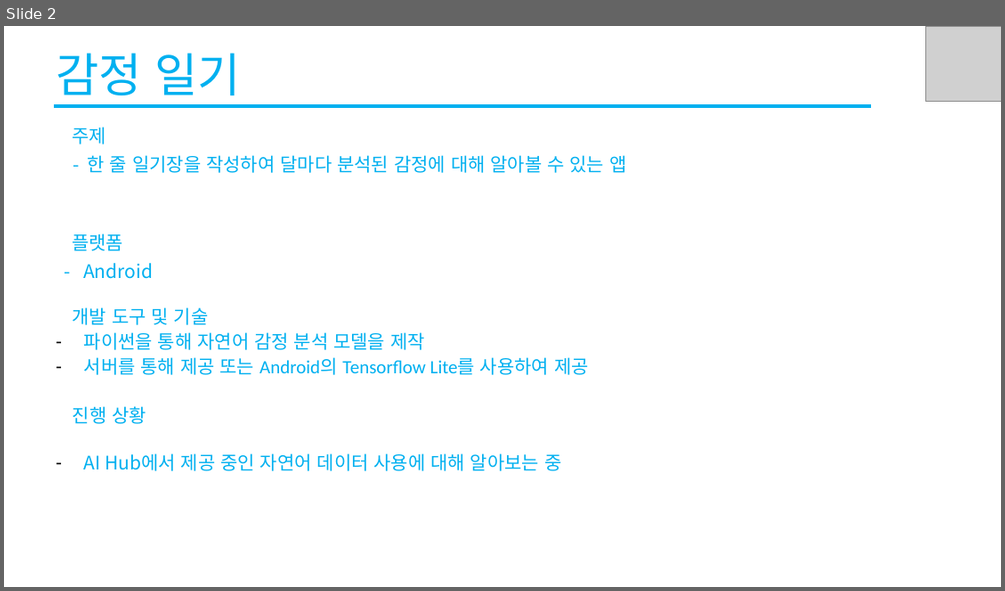
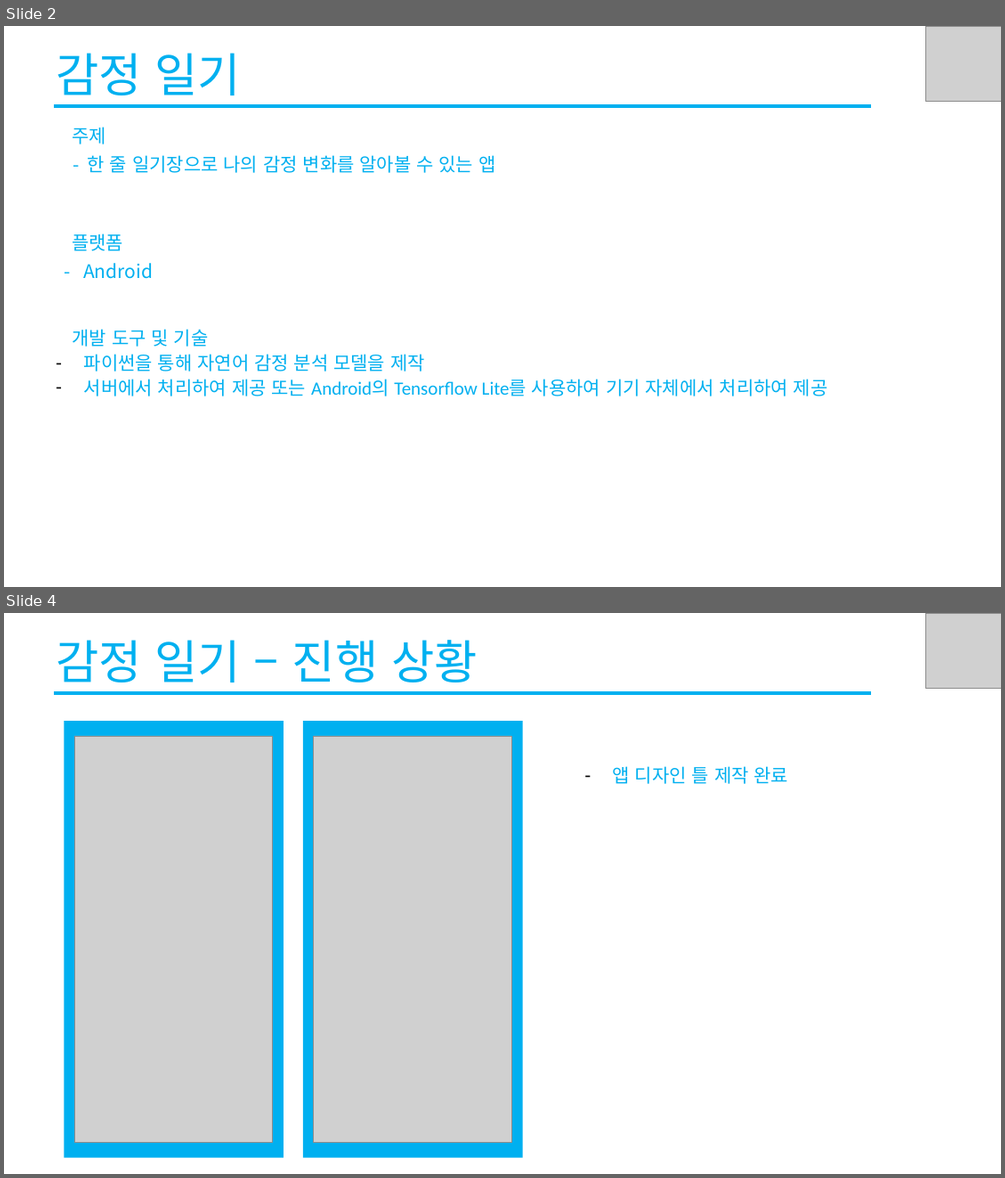
Before and after one commit to Kim-Yong-Soo/2022_Caerang_Exhibition, a slide deck: 씨애랑_SW전시회_ppt.pptx. Shown one above the other, each under a label of ours: slide 2 before the commit, slides 2 and 4 after it; the slides between them are not shown. The pictures are 1005x591 and 1005x1178 pixels, drawn with LibreOffice and Linux fonts; fonts in the diff are those of the drawing; grey boxes stand for pictures. Boxes give left, top, right and bottom in pixels: in the first picture for what was removed or moved away, otherwise in the second. Text is boxed around its words. In the diff, an @@ line names an element or a change of style, - is before the commit and + after.

```diff
--- a/씨애랑_SW전시회_ppt.pptx
+++ b/씨애랑_SW전시회_ppt.pptx
@@ slide 4 added at box(4, 613, 1001, 1174), background #FFFFFF @@
@@ picture added at box(926, 613, 1001, 688) @@
@@ text added at box(56, 640, 477, 682), 45 pt, text #00B0F0 @@
+감정 일기 – 진행 상황
@@ line added from (54, 693) to (871, 693), #00B0F0 3 pt @@
@@ rectangle added at box(64, 721, 283, 1158), fill #00B0F0 @@
@@ picture added at box(74, 736, 272, 1143) @@
@@ rectangle added at box(303, 721, 523, 1158), fill #00B0F0 @@
@@ picture added at box(314, 736, 511, 1143) @@
@@ text added at box(613, 766, 789, 784), 18 pt, text #00B0F0 @@
+– 앱 디자인 틀 제작 완료
@@ slide 2 changed as well @@
@@ text at box(88, 155, 495, 173): text changed @@
-- 한 줄 일기장을 작성하여 달마다 분석된 감정에 대해 알아볼 수 있는 앱
+- 한 줄 일기장으로 나의 감정 변화를 알아볼 수 있는 앱
@@ text at box(84, 378, 828, 396): text changed @@
-– 서버를 통해 제공 또는 Android의 Tensorflow Lite를 사용하여 제공
-진행 상황
-– AI Hub에서 제공 중인 자연어 데이터 사용에 대해 알아보는 중
+– 서버에서 처리하여 제공 또는 Android의 Tensorflow Lite를 사용하여 기기 자체에서 처리하여 제공
```
Also in this commit, not shown: 1 other slide changed, 1 other slide added, 1 other file.
